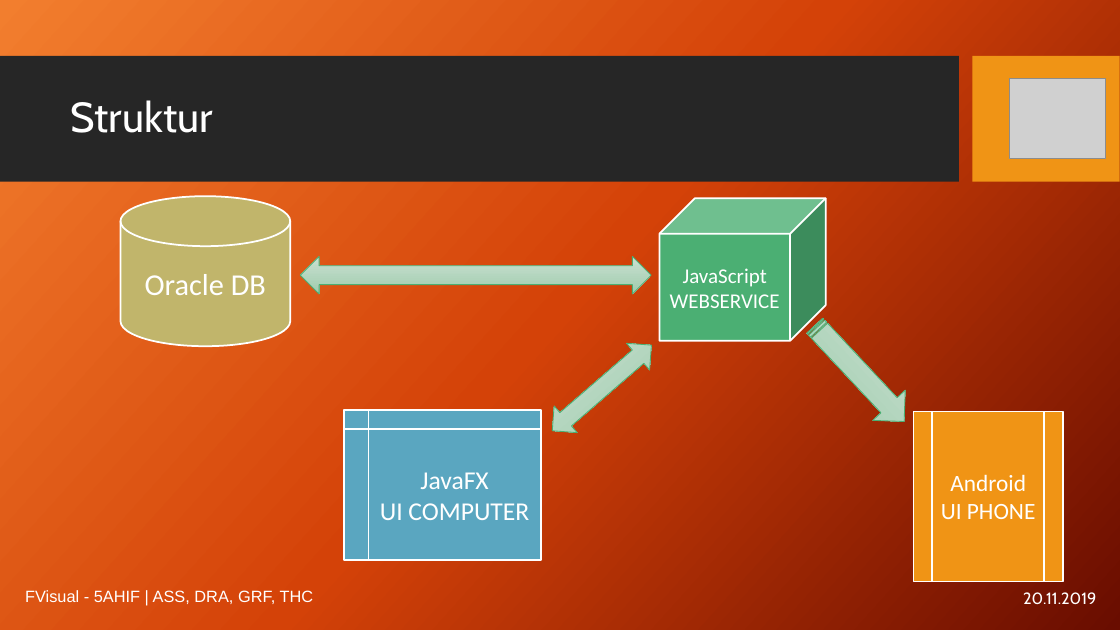
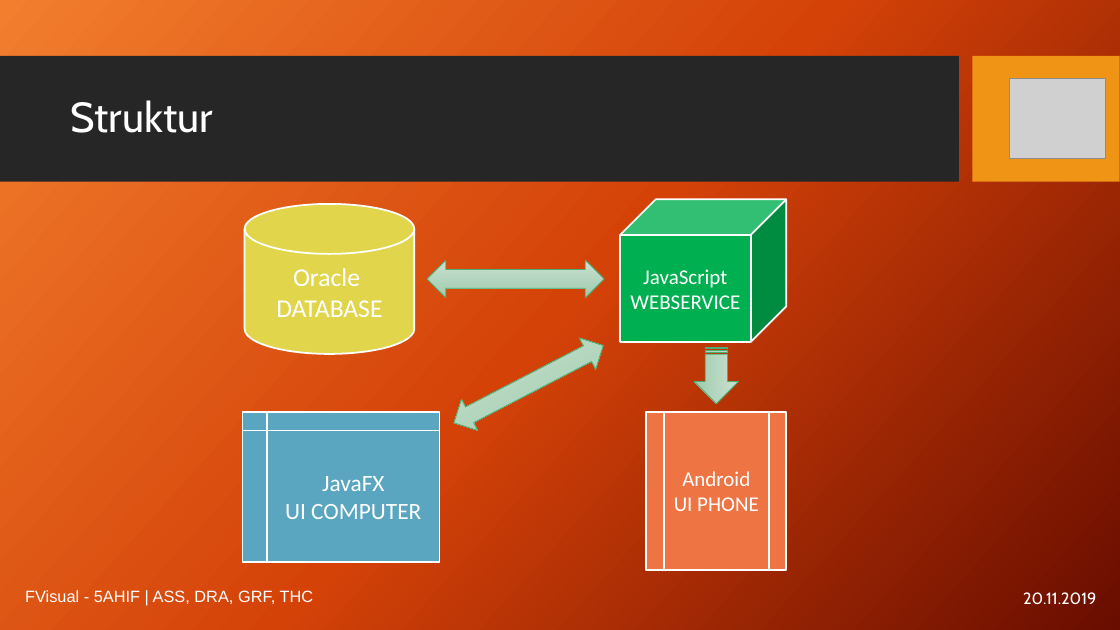
Before and after one commit to htl-thalerc/FVisual, a slide deck: slide 5 of FVisual_Documentation/Präsentationen/FVisual Zwischenpräsentation_1_POS_DBI.pptx. Drawn at 1120x630 pixels with LibreOffice and Linux fonts; fonts in the diff are those of the drawing; grey boxes stand for pictures; background and template pictures are left out. Boxes give left, top, right and bottom in pixels: in the first picture for what was removed or moved away, otherwise in the second. Text is boxed around its words. In the diff, an @@ line names an element or a change of style, - is before the commit and + after.

```diff
--- a/FVisual_Documentation/Präsentationen/FVisual Zwischenpräsentation_1_POS_DBI.pptx
+++ b/FVisual_Documentation/Präsentationen/FVisual Zwischenpräsentation_1_POS_DBI.pptx
@@ cylinder "Oracle": place and size @@
-cylinder "Oracle" at [120,197,290,347]
+cylinder "Oracle" at [245,204,414,355]
@@ cylinder "Oracle" at [245,204,414,355]: fill #C1B56B to #E1D64B @@
@@ cube "JavaScript WEBSERVICE": place and size @@
-cube "JavaScript WEBSERVICE" at [660,198,826,341]
+cube "JavaScript WEBSERVICE" at [620,199,786,342]
@@ cube "JavaScript WEBSERVICE" at [620,199,786,342]: fill #4BAF73 to #00B050 @@
@@ text in cylinder at [276,268,382,317]: text changed; size 26 to 22 pt @@
-Oracle DB
+Oracle
+DATABASE
@@ left right arrow: place and size @@
-left right arrow at [301,256,652,294]
+left right arrow at [427,260,604,298]
@@ left right arrow at [446,330,611,438]: rotation 319 to 332 degrees @@
@@ striped right arrow at [694,348,739,404]: rotation 47 to 90 degrees @@
@@ flow chart internal storage "JavaFX": place and size @@
-flow chart internal storage "JavaFX" at [344,410,540,560]
+flow chart internal storage "JavaFX" at [243,412,439,562]
@@ flow chart internal storage "JavaFX" at [243,412,439,562]: size 22 to 20 pt @@
@@ flow chart predefined process "Android": place and size @@
-flow chart predefined process "Android" at [914,412,1064,581]
+flow chart predefined process "Android" at [646,412,786,571]
@@ flow chart predefined process "Android" at [646,412,786,571]: size 20 to 18 pt; fill #F09415 to #EE7444 @@
```
Also in this commit, not shown: 4 other slides changed, 1 other file.
